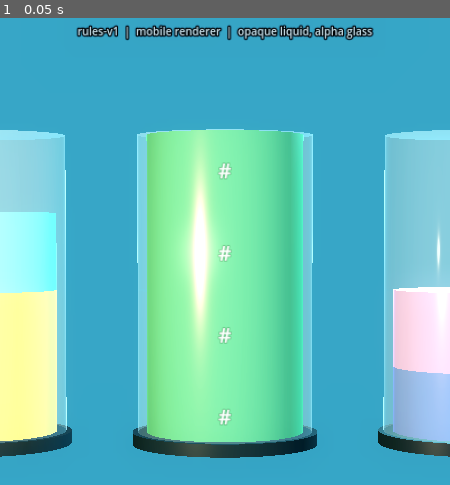
Above: before the commit, frame 1.
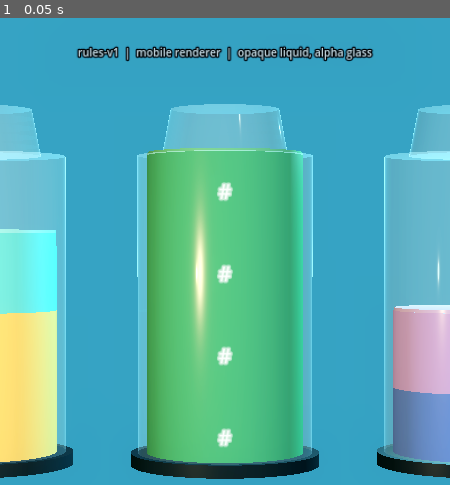
Above: after the commit, the same moment.

Repository: kieronpeters/sort-master
Game: Godot game, scene res://scenes/dev/vessel_spike.tscn
Two runs of this game, one before a commit and one after it. Both use one fixed random seed, a clock stepped at 60 frames per second and the inputs below. This scene is started directly instead of the project's main scene.
Inputs:
- Up to frame 1 (0.05 s): no input

The runs differ from the first frame. In frame 1, 51% of the frame differs, in the area x 0-100%, y 1-99%.

Commit message:
feat: vessel pass 2 - saturation, glyph ink, neck, meniscus, two-angle evidence

Diff:
--- a/godot/scripts/dev/vessel_spike.gd
+++ b/godot/scripts/dev/vessel_spike.gd
@@ -2,13 +2,15 @@
 
 ## G2 technical spike: one representative vessel, built procedurally.
 ## Isolated scene - it does not touch the gameplay scene or the 30-level build.
-## Purpose is to judge glass, liquid, sorting and readability on the desktop,
-## not to produce a final asset.
+##
+## Run with `-- --detail` for a closer three-quarter angle, otherwise the
+## gameplay angle is used.
 
 const VESSEL_H := 0.30
 const VESSEL_R := 0.085
 const LIQUID_R := 0.076
 const BAND_H := VESSEL_H / 4.0
+const NECK_H := 0.045
 
 const COLOURS := {
 	"A": Color("#FFC24B"),
@@ -20,7 +22,10 @@
 }
 const GLYPHS := {"A": "o", "B": "^", "C": "#", "D": "*", "E": "+", "F": "="}
 
+var detail_view := false
+
 func _ready() -> void:
+	detail_view = OS.get_cmdline_user_args().has("--detail")
 	_setup_environment()
 	_setup_lights()
 	_build_vessel(Vector3(-0.24, 0, 0), ["A", "A", "B"])
@@ -34,12 +39,12 @@
 	env.background_mode = Environment.BG_COLOR
 	env.background_color = Color("#0B1F27")
 	env.ambient_light_source = Environment.AMBIENT_SOURCE_COLOR
-	env.ambient_light_color = Color("#3E6B7A")
-	env.ambient_light_energy = 0.30
+	env.ambient_light_color = Color("#2E5563")
+	env.ambient_light_energy = 0.16
 	env.glow_enabled = true
-	env.glow_intensity = 0.5
-	env.glow_bloom = 0.15
-	env.glow_hdr_threshold = 1.0
+	env.glow_intensity = 0.45
+	env.glow_bloom = 0.10
+	env.glow_hdr_threshold = 1.1
 	env.tonemap_mode = Environment.TONE_MAPPER_FILMIC
 
 	var world := WorldEnvironment.new()
@@ -49,35 +54,35 @@
 func _setup_lights() -> void:
 	var key := DirectionalLight3D.new()
 	key.rotation_degrees = Vector3(-42, 28, 0)
-	key.light_energy = 1.05
+	key.light_energy = 0.80
 	key.light_color = Color("#EAF7FF")
 	key.shadow_enabled = false
 	add_child(key)
 
 	var rim := OmniLight3D.new()
 	rim.position = Vector3(0.35, 0.42, -0.35)
-	rim.light_energy = 2.2
+	rim.light_energy = 2.0
 	rim.light_color = Color("#7FE9FF")
 	rim.omni_range = 2.0
 	add_child(rim)
 
 	var fill := OmniLight3D.new()
-	fill.position = Vector3(-0.3, 0.18, 0.45)
-	fill.light_energy = 0.9
+	fill.position = Vector3(-0.30, 0.18, 0.45)
+	fill.light_energy = 0.40
 	fill.light_color = Color("#FFD9A0")
 	fill.omni_range = 1.6
 	add_child(fill)
 
 func _glass_material() -> StandardMaterial3D:
 	var m := StandardMaterial3D.new()
-	m.albedo_color = Color(0.78, 0.93, 1.0, 0.16)
+	m.albedo_color = Color(0.80, 0.94, 1.0, 0.14)
 	m.transparency = BaseMaterial3D.TRANSPARENCY_ALPHA
-	m.roughness = 0.06
+	m.roughness = 0.05
 	m.metallic = 0.0
-	m.metallic_specular = 0.9
+	m.metallic_specular = 0.95
 	m.rim_enabled = true
-	m.rim = 0.65
-	m.rim_tint = 0.4
+	m.rim = 0.8
+	m.rim_tint = 0.3
 	m.cull_mode = BaseMaterial3D.CULL_DISABLED
 	m.shading_mode = BaseMaterial3D.SHADING_MODE_PER_PIXEL
 	m.depth_draw_mode = BaseMaterial3D.DEPTH_DRAW_OPAQUE_ONLY
@@ -85,13 +90,20 @@
 
 func _liquid_material(colour: Color) -> StandardMaterial3D:
 	var m := StandardMaterial3D.new()
-	m.albedo_color = colour
-	m.roughness = 0.18
+	# slight darkening counteracts the tonemap lift that washed the palette out
+	m.albedo_color = colour.darkened(0.06)
+	m.emission_enabled = true
+	m.emission = colour.darkened(0.15)
+	m.emission_energy_multiplier = 0.18
+	m.roughness = 0.22
 	m.metallic = 0.0
-	m.metallic_specular = 0.7
-	m.rim_enabled = true
-	m.rim = 0.25
+	m.metallic_specular = 0.35
 	return m
+
+func _ink_for(colour: Color) -> Color:
+	# dark ink on light liquids, white on dark ones - the same contrast rule
+	# M5-01 applies to text
+	return Color(0.04, 0.06, 0.08, 0.92) if colour.get_luminance() > 0.55 else Color(1, 1, 1, 0.95)
 
 func _build_vessel(origin: Vector3, bands: Array) -> void:
 	var root := Node3D.new()
@@ -114,17 +126,34 @@
 		mi.position = Vector3(0, BAND_H * 0.5 + BAND_H * i, 0)
 		root.add_child(mi)
 
-		# permanent glyph cue, in front of the band
 		var label := Label3D.new()
 		label.text = GLYPHS.get(bands[i], "?")
 		label.font_size = 44
 		label.pixel_size = 0.00042
-		label.modulate = Color(1, 1, 1, 0.92)
-		label.outline_size = 8
-		label.outline_modulate = Color(0, 0, 0, 0.45)
+		label.modulate = _ink_for(colour)
+		label.outline_size = 14
+		label.outline_modulate = Color(1, 1, 1, 0.55) if colour.get_luminance() <= 0.55 else Color(0, 0, 0, 0.55)
 		label.position = Vector3(0, BAND_H * 0.5 + BAND_H * i, LIQUID_R + 0.012)
-		label.billboard = BaseMaterial3D.BILLBOARD_DISABLED
 		root.add_child(label)
+
+	# meniscus: a thin disc plus a bright ring at the liquid surface
+	if bands.size() > 0:
+		var surface_colour: Color = COLOURS.get(bands[bands.size() - 1], Color.MAGENTA)
+		var disc := CylinderMesh.new()
+		disc.top_radius = LIQUID_R * 0.99
+		disc.bottom_radius = LIQUID_R * 0.99
+		disc.height = 0.004
+		disc.radial_segments = 40
+		var disc_mi := MeshInstance3D.new()
+		disc_mi.mesh = disc
+		var dm := StandardMaterial3D.new()
+		dm.albedo_color = surface_colour.lightened(0.22)
+		dm.roughness = 0.12
+		dm.metallic_specular = 0.9
+		disc_mi.material_override = dm
+		disc_mi.position = Vector3(0, BAND_H * bands.size() + 0.001, 0)
+		root.add_child(disc_mi)
+
 
 	# glass shell last so it sorts in front of the liquid
 	var shell := CylinderMesh.new()
@@ -140,10 +169,23 @@
 	glass.position = Vector3(0, VESSEL_H * 0.5, 0)
 	root.add_child(glass)
 
-	# base disc so the vessel reads as standing, not floating
+	# neck and lip
+	var neck_mesh := CylinderMesh.new()
+	neck_mesh.top_radius = VESSEL_R * 0.62
+	neck_mesh.bottom_radius = VESSEL_R * 0.72
+	neck_mesh.height = NECK_H
+	neck_mesh.radial_segments = 40
+	var neck := MeshInstance3D.new()
+	neck.mesh = neck_mesh
+	neck.material_override = _glass_material()
+	neck.position = Vector3(0, VESSEL_H + NECK_H * 0.5, 0)
+	root.add_child(neck)
+
+
+	# base disc
 	var base := CylinderMesh.new()
-	base.top_radius = VESSEL_R * 1.06
-	base.bottom_radius = VESSEL_R * 1.06
+	base.top_radius = VESSEL_R * 1.08
+	base.bottom_radius = VESSEL_R * 1.08
 	base.height = 0.012
 	base.radial_segments = 48
 	var base_mi := MeshInstance3D.new()
@@ -158,9 +200,14 @@
 
 func _setup_camera() -> void:
 	var cam := Camera3D.new()
-	cam.position = Vector3(0, 0.21, 1.45)
-	cam.look_at_from_position(cam.position, Vector3(0, 0.15, 0))
-	cam.fov = 30.0
+	if detail_view:
+		cam.position = Vector3(0.13, 0.20, 0.92)
+		cam.look_at_from_position(cam.position, Vector3(-0.05, 0.16, 0))
+		cam.fov = 26.0
+	else:
+		cam.position = Vector3(0, 0.21, 1.45)
+		cam.look_at_from_position(cam.position, Vector3(0, 0.17, 0))
+		cam.fov = 30.0
 	cam.near = 0.02
 	cam.far = 4.0
 	add_child(cam)
Not shown, changed: docs/g2-vessel-validation.md
